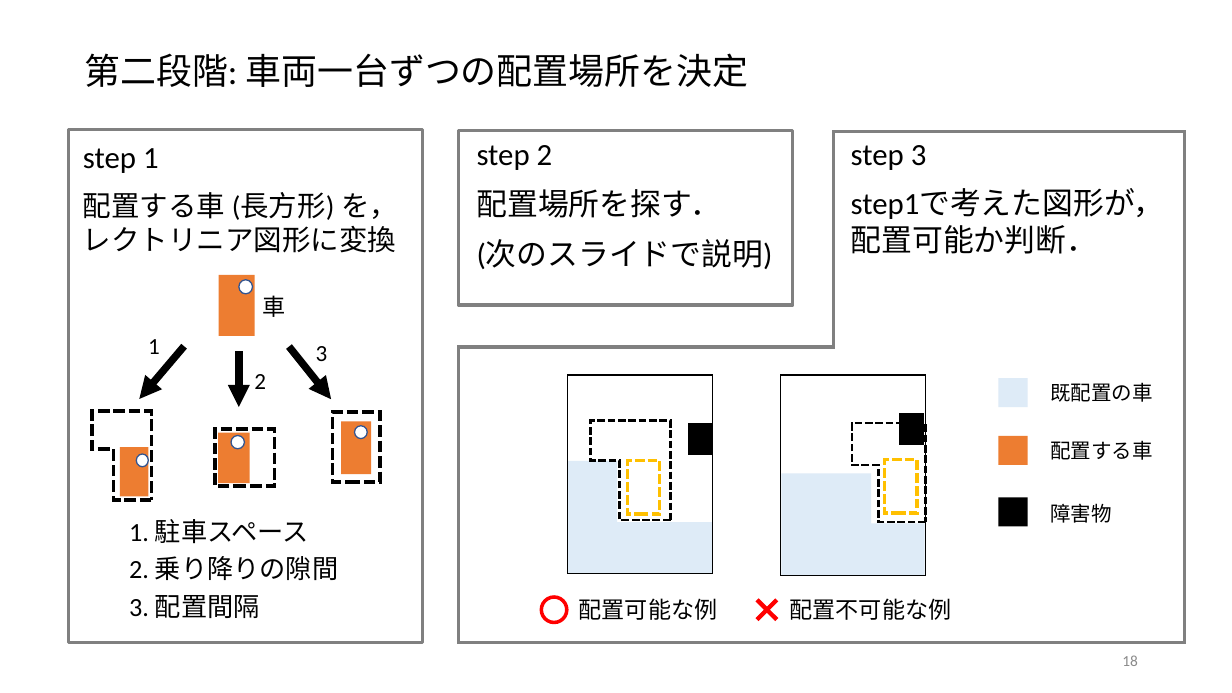
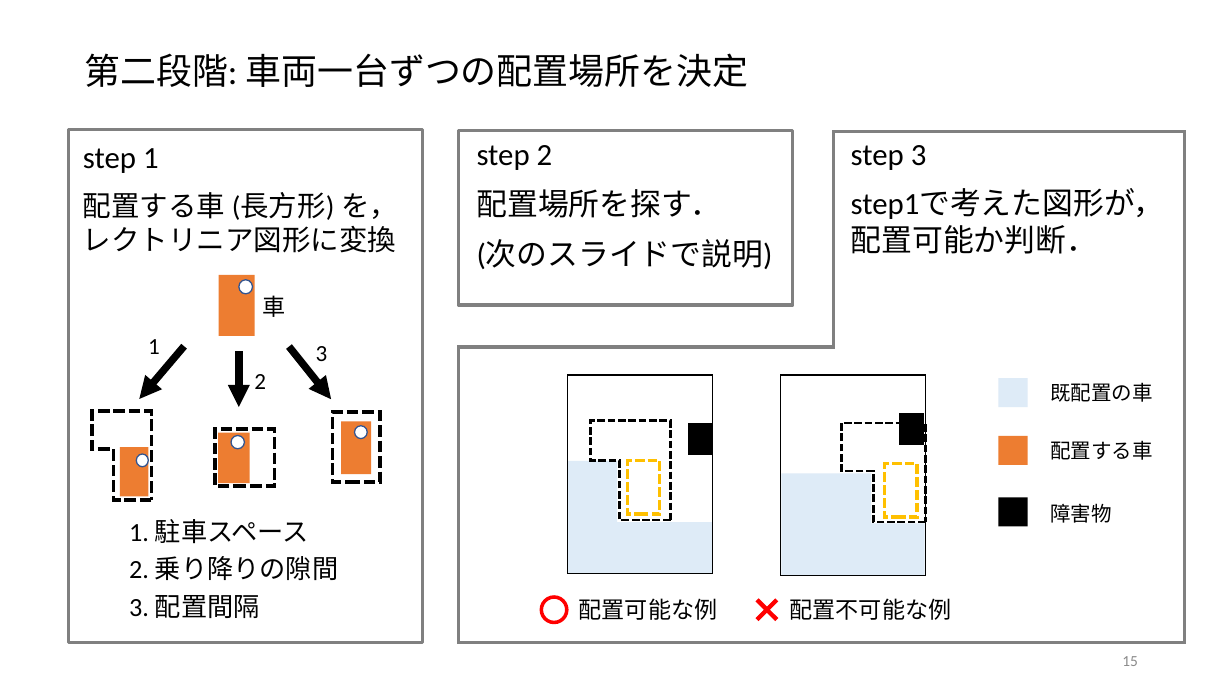
Before and after one commit to r-kurosu/kline, a slide deck: slide 15 of 卒論発表用スライド.pptx (slide 18 before the commit). Drawn at 1232x693 pixels with LibreOffice and Linux fonts; fonts in the diff are those of the drawing. Boxes give left, top, right and bottom in pixels: in the first picture for what was removed or moved away, otherwise in the second. Text is boxed around its words. In the diff, an @@ line names an element or a change of style, - is before the commit and + after.

```diff
--- a/卒論発表用スライド.pptx
+++ b/卒論発表用スライド.pptx
@@ corner: place and size @@
-corner at bbox=[852, 423, 926, 522]
+corner at bbox=[842, 423, 926, 522]
@@ corner at bbox=[842, 423, 926, 522]: proportions changed @@
@@ rectangle: place and size @@
-rectangle at bbox=[884, 460, 917, 514]
+rectangle at bbox=[884, 464, 917, 518]
@@ page number at bbox=[1122, 656, 1138, 666]: text changed @@
-18
+15
```
Also in this commit, not shown: 7 other slides changed, 3 slides removed, 6 other files.
